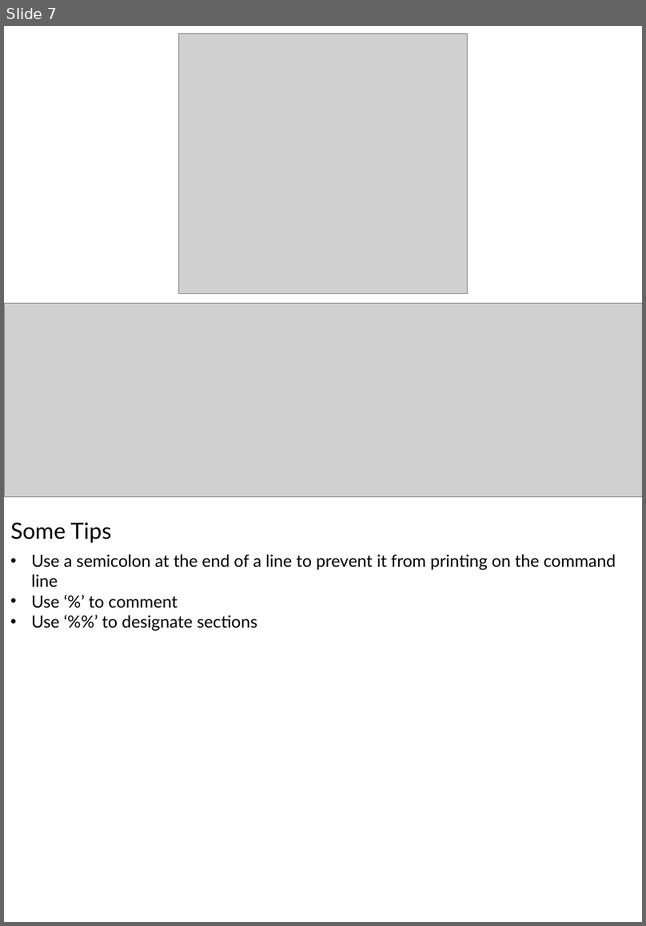
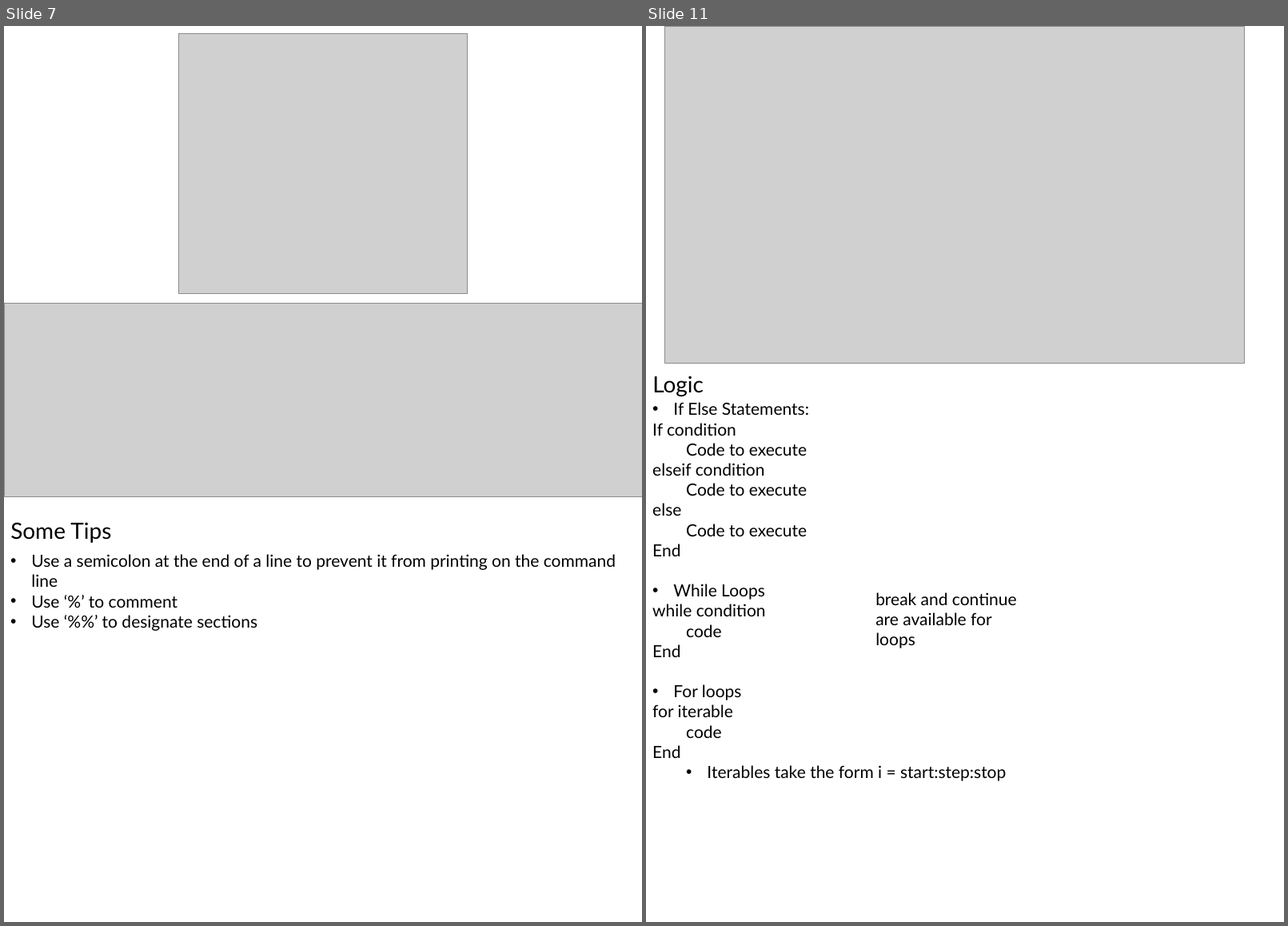
Before and after one commit to 1980s-Space-Guy/Fall24Classes, a slide deck: NumericalAnalysis.pptx. Shown side by side, each under a label of ours: slide 7 before the commit, slides 7 and 11 after it; the slides between them are not shown. The pictures are 646x926 and 1288x926 pixels, drawn with LibreOffice and Linux fonts; fonts in the diff are those of the drawing; grey boxes stand for pictures. Boxes give left, top, right and bottom in pixels: in the first picture for what was removed or moved away, otherwise in the second. Text is boxed around its words. In the diff, an @@ line names an element or a change of style, - is before the commit and + after.

```diff
--- a/NumericalAnalysis.pptx
+++ b/NumericalAnalysis.pptx
@@ slide 11 added at (x1=646, y1=26, x2=1284, y2=922), background #FFFFFF @@
@@ picture added at (x1=665, y1=26, x2=1244, y2=363) @@
@@ text added at (x1=652, y1=376, x2=704, y2=396), 24 pt, text #000000 @@
+Logic
@@ text added at (x1=652, y1=402, x2=1006, y2=781), 18 pt, text #000000 @@
+• If Else Statements:
+If condition
+  Code to execute
+elseif condition
+Code to execute
+else
+  Code to execute
+End
+• While Loops
+while condition
+code
+End
+• For loops
+for iterable
+code
+End
+  • Iterables take the form i = start:step:stop
@@ text added at (x1=876, y1=592, x2=1017, y2=648), 18 pt, text #000000 @@
+break and continue are available for loops
```
Also in this commit, not shown: 2 slides changed, 2 other slides added, 3 other files.
